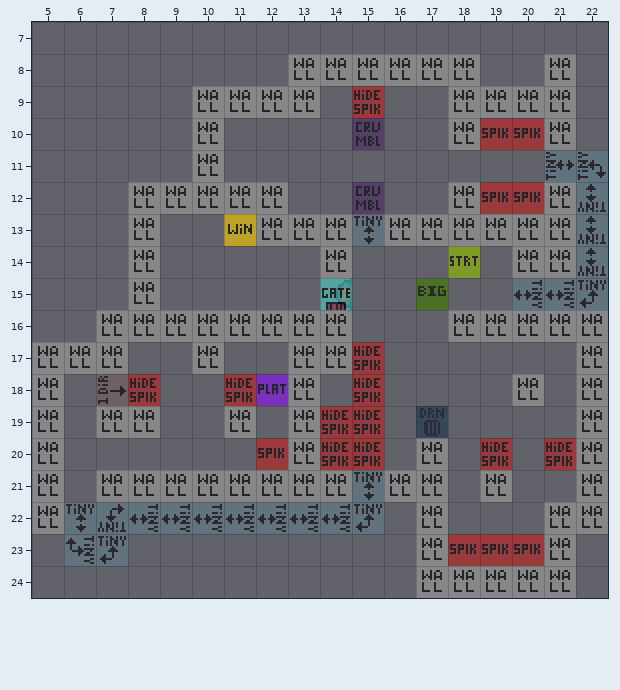
One commit to this Tiled map: assets/maps/chapters/sergejdemo/Level_Demo13.tmx. Above, as it was before the edit.
Cells are 16x16 px. Shown: x 5..22, y 7..24.
Now the later version:
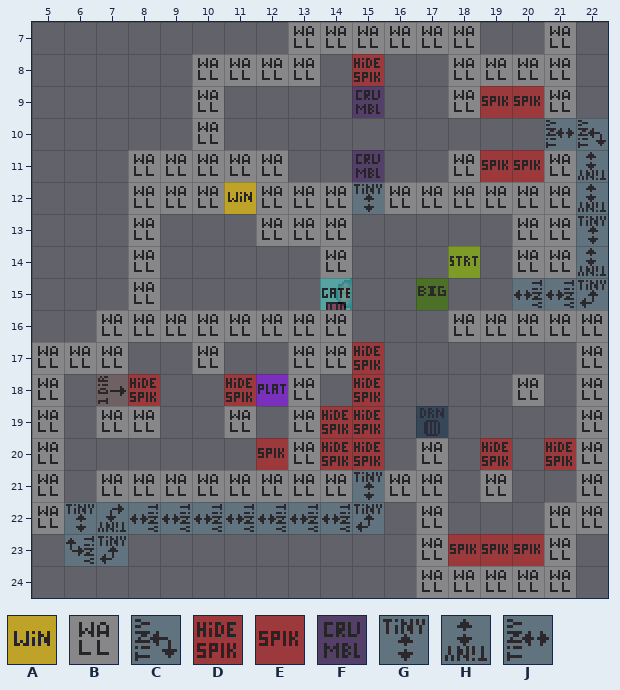
Key: from "GameplayTileset": A 0, B 2, C 12 turned 270, D 13, E 16, F 18, G 20, H 20 turned 180, J 20 turned 270.
_ is an empty cell.
See-through tiles are keyed as they look on the map.
Difference:
Layer "Gameplay":
Tile B gives way to tile A in row 12 at x 11.
Tile E gives way to tile B in row 12 at x 19 to 20.
Tile J gives way to tile B in row 11 at x 21.
The edit adds tile B in row 7 at x 13 to 18 and 21; in row 8 at x 10 to 12 and 19 to 20; in row 11 at x 8 to 9, 11 to 12 and 18; in row 12 at x 13 to 14 and 16 to 17.
The edit adds tile C in row 10 at x 22.
Tile B gives way to tile D in row 8 at x 15.
Tile B gives way to tile E in row 9 at x 19 to 20.
The edit adds tile E in row 11 at x 19 to 20.
Tile D gives way to tile F in row 9 at x 15.
The edit adds tile F in row 11 at x 15.
Tile F gives way to tile G in row 12 at x 15.
Tile H gives way to tile G in row 13 at x 22.
Tile C gives way to tile H in row 11 at x 22.
Tile B gives way to tile J in row 10 at x 21.
Tile A is gone in row 13 at x 11.
Tile B is gone in row 8 at x 14 and 16 to 17; in row 9 at x 11 to 13; in row 10 at x 18; in row 13 at x 16 to 19.
Tile E is gone in row 10 at x 19 to 20.
Tile F is gone in row 10 at x 15.
Tile G is gone in row 13 at x 15.
